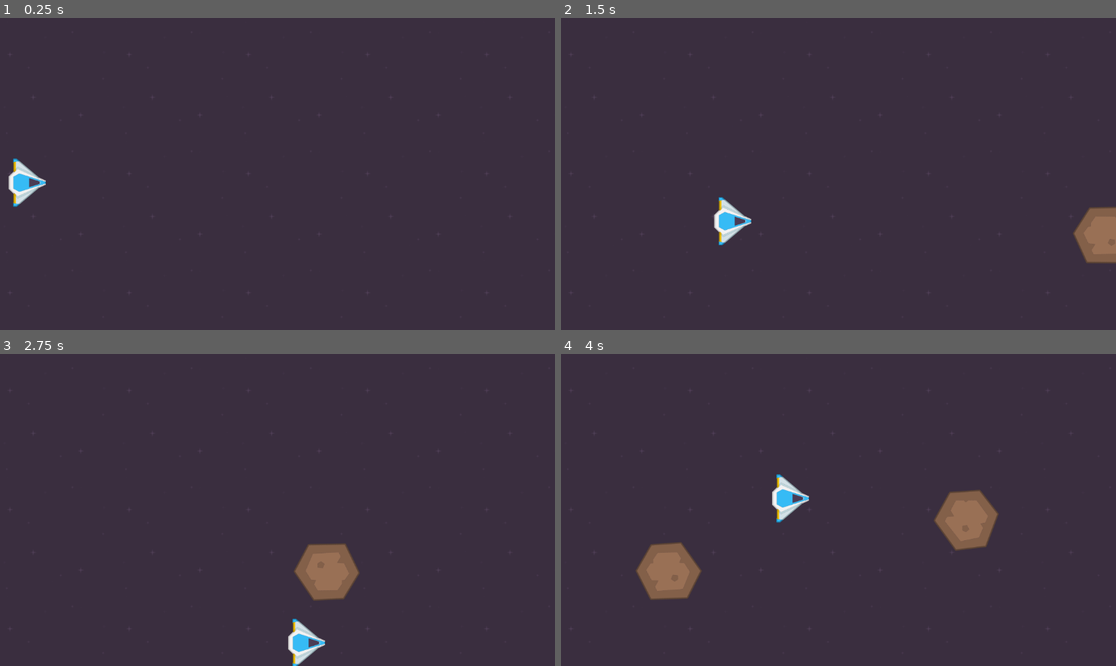
Above: before the commit, frames 1-4 (two rows, left to right).
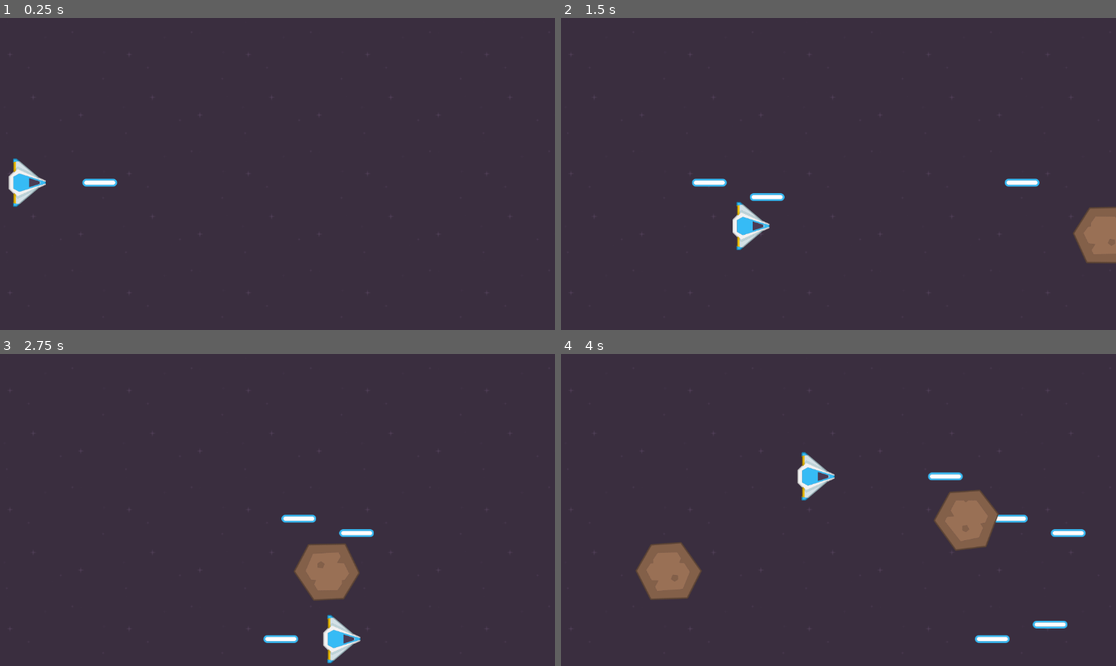
Above: after the commit, the same moments.

Repository: Precursos/Asteroid-Shooter
Game: Godot game, scene res://scenes/main/main.tscn
Two runs of this game, one before a commit and one after it. Both use one fixed random seed, a clock stepped at 60 frames per second and the inputs below.
Inputs:
- Up to frame 1 (0.25 s): no input
- Up to frame 2 (1.5 s): hold Right (move_right) 0.53-1.28 s; tap Space (shoot, bound only after the commit) at 0.6, 1.35 s; hold Down (move_down) from 1.28 s (still down)
- Up to frame 3 (2.75 s): release Down (move_down) at 2.03 s; hold Right (move_right) from 2.03 s (still down); tap Space (shoot, bound only after the commit) at 2.1 s
- Up to frame 4 (4 s): release Right (move_right) at 2.78 s; hold Up (move_up) 2.78-3.53 s; tap Space (shoot, bound only after the commit) at 2.85, 3.6 s; hold Left (move_left) from 3.53 s (still down)

The runs differ from the first frame. In frame 1, 0.2% of the frame differs, in the area x 14-22%, y 51-55%; in frame 2, 1.4%; in frame 3, 1.5%; in frame 4, 1.8%, in the area x 38-95%, y 31-93%.

Commit message:
instanciando el laser

Diff:
--- a/project.godot
+++ b/project.godot
@@ -8,11 +8,15 @@
 
 config_version=5
 
+[animation]
+
+compatibility/default_parent_skeleton_in_mesh_instance_3d=true
+
 [application]
 
 config/name="Asteroid Shooter"
 run/main_scene="uid://bpyw811v60hei"
-config/features=PackedStringArray("4.5", "Forward Plus")
+config/features=PackedStringArray("4.7", "Forward Plus")
 config/icon="res://icon.svg"
 
 [input]
@@ -41,3 +45,8 @@
 , Object(InputEventKey,"resource_local_to_scene":false,"resource_name":"","device":-1,"window_id":0,"alt_pressed":false …(186 unchanged characters)…
 ]
 }
+shoot={
+"deadzone": 0.2,
+"events": [Object(InputEventKey,"resource_local_to_scene":false,"resource_name":"","device":16,"window_id":0,"alt_pressed":false,"shift_pressed":false,"ctrl_pressed":false,"meta_pressed":false,"pressed":false,"keycode":0,"physical_keycode":32,"key_label":0,"unicode":0,"location":0,"echo":false,"script":null)
+]
+}
--- a/scenes/main/main.tscn
+++ b/scenes/main/main.tscn
@@ -1,7 +1,8 @@
-[gd_scene load_steps=8 format=3 uid="uid://bpyw811v60hei"]
+[gd_scene format=3 uid="uid://bpyw811v60hei"]
 
 [ext_resource type="Texture2D" uid="uid://cymnql4of0twx" path="res://assets/sprites/background.png" id="1_hyk8p"]
 [ext_resource type="PackedScene" uid="uid://n251xrrfrftj" path="res://scenes/asteroids/big_asteroid.tscn" id="2_iuonh"]
+[ext_resource type="PackedScene" uid="uid://mlqmrplm7cwf" path="res://scenes/laser/laser.tscn" id="3_6q06x"]
 [ext_resource type="PackedScene" uid="uid://u57j8cw0hyvx" path="res://scenes/player/player.tscn" id="3_k2fmo"]
 [ext_resource type="Script" uid="uid://ou6r4eam6pyj" path="res://scenes/main/asteroid_spawner.gd" id="3_l3cfh"]
 
@@ -14,52 +15,63 @@
 [sub_resource type="RectangleShape2D" id="RectangleShape2D_6q06x"]
 size = Vector2(677.5, 20)
 
-[node name="Main" type="Node2D"]
+[node name="Main" type="Node2D" unique_id=1443187427]
 
-[node name="Background" type="Sprite2D" parent="."]
+[node name="Background" type="Sprite2D" parent="." unique_id=752446404]
 position = Vector2(634, 239)
 texture = ExtResource("1_hyk8p")
 
-[node name="Player" parent="." instance=ExtResource("3_k2fmo")]
+[node name="Player" parent="." unique_id=138844015 instance=ExtResource("3_k2fmo")]
 position = Vector2(57, 342)
+laser_scene = ExtResource("3_6q06x")
+speed = 450.0
 
-[node name="Walls" type="Node2D" parent="."]
+[node name="SpriteD2" type="Sprite2D" parent="Player" unique_id=229484756]
 
-[node name="TopWall" type="StaticBody2D" parent="Walls"]
+[node name="CollisionPolygon2D2" type="CollisionPolygon2D" parent="Player" unique_id=157654610]
+polygon = PackedVector2Array(-29, -57, 45, -4, 44, 5, -24, 57, -44, 57, -41, -60)
+
+[node name="Laser" parent="." unique_id=1966775559 instance=ExtResource("3_6q06x")]
+position = Vector2(57, 342)
+speed = 600.0
+
+[node name="Walls" type="Node2D" parent="." unique_id=721851750]
+
+[node name="TopWall" type="StaticBody2D" parent="Walls" unique_id=2130380024]
 metadata/_edit_group_ = true
 
-[node name="CollisionShape2D" type="CollisionShape2D" parent="Walls/TopWall"]
+[node name="CollisionShape2D" type="CollisionShape2D" parent="Walls/TopWall" unique_id=1369298313]
 position = Vector2(574, -10)
 shape = SubResource("RectangleShape2D_k2fmo")
 
-[node name="BottomWall" type="StaticBody2D" parent="Walls"]
+[node name="BottomWall" type="StaticBody2D" parent="Walls" unique_id=1117581998]
 metadata/_edit_group_ = true
 
-[node name="CollisionShape2D" type="CollisionShape2D" parent="Walls/BottomWall"]
+[node name="CollisionShape2D" type="CollisionShape2D" parent="Walls/BottomWall" unique_id=302304787]
 position = Vector2(576, 659)
 shape = SubResource("RectangleShape2D_k2fmo")
 
-[node name="LeftWall" type="StaticBody2D" parent="Walls"]
+[node name="LeftWall" type="StaticBody2D" parent="Walls" unique_id=2012258001]
 
-[node name="CollisionShape2D" type="CollisionShape2D" parent="Walls/LeftWall"]
+[node name="CollisionShape2D" type="CollisionShape2D" parent="Walls/LeftWall" unique_id=516739420]
 position = Vector2(0, 330)
 rotation = 1.5707964
 shape = SubResource("RectangleShape2D_l3cfh")
 
-[node name="RightWall" type="StaticBody2D" parent="Walls"]
+[node name="RightWall" type="StaticBody2D" parent="Walls" unique_id=1090763450]
 
-[node name="CollisionShape2D" type="CollisionShape2D" parent="Walls/RightWall"]
+[node name="CollisionShape2D" type="CollisionShape2D" parent="Walls/RightWall" unique_id=2113725686]
 position = Vector2(1158, 327)
 rotation = 1.5707964
 shape = SubResource("RectangleShape2D_6q06x")
 
-[node name="AsteroidSpawner" type="Marker2D" parent="."]
+[node name="AsteroidSpawner" type="Marker2D" parent="." unique_id=1039564259]
 position = Vector2(1313, 325)
 script = ExtResource("3_l3cfh")
 big_asteriod_scene = ExtResource("2_iuonh")
 max_y = 800.0
 
-[node name="Timer" type="Timer" parent="AsteroidSpawner"]
+[node name="Timer" type="Timer" parent="AsteroidSpawner" unique_id=1670835186]
 autostart = true
 
 [connection signal="timeout" from="AsteroidSpawner/Timer" to="AsteroidSpawner" method="_on_timer_timeout"]
--- a/scenes/player/player.gd
+++ b/scenes/player/player.gd
@@ -1,17 +1,25 @@
 extends CharacterBody2D
 
+@export var laser_scene: PackedScene
 @export var speed: float
 
 func _physics_process(delta):
-	#Físicas
-	#Movimiento de cuerpos físicos (CharacterBody2D, RigidBody2D)
-	var y_input = Input.get_axis("move_up","move_down")
-	var x_input = Input.get_axis("move_left", "move_right")
+	#Diparo
+	if Input.is_action_just_pressed("shoot"):
+		create_laser()
 
 	#Funciona pero hay una forma de juntar esto en una sola linea
 	#velocity.y = y_input * speed
 	#velocity.x = x_input * speed
 
+	#Movimiento de cuerpos físicos (CharacterBody2D, RigidBody2D)
+	var y_input = Input.get_axis("move_up","move_down")
+	var x_input = Input.get_axis("move_left", "move_right")
 	velocity = Vector2(x_input, y_input) * speed
+	move_and_slide()
 
-	move_and_slide()
+func create_laser():
+	var laser_instance = laser_scene.instantiate()
+	add_sibling(laser_instance)
+#Se indica que el laser debe salir desde la posición de la nave
+	laser_instance.position = position
